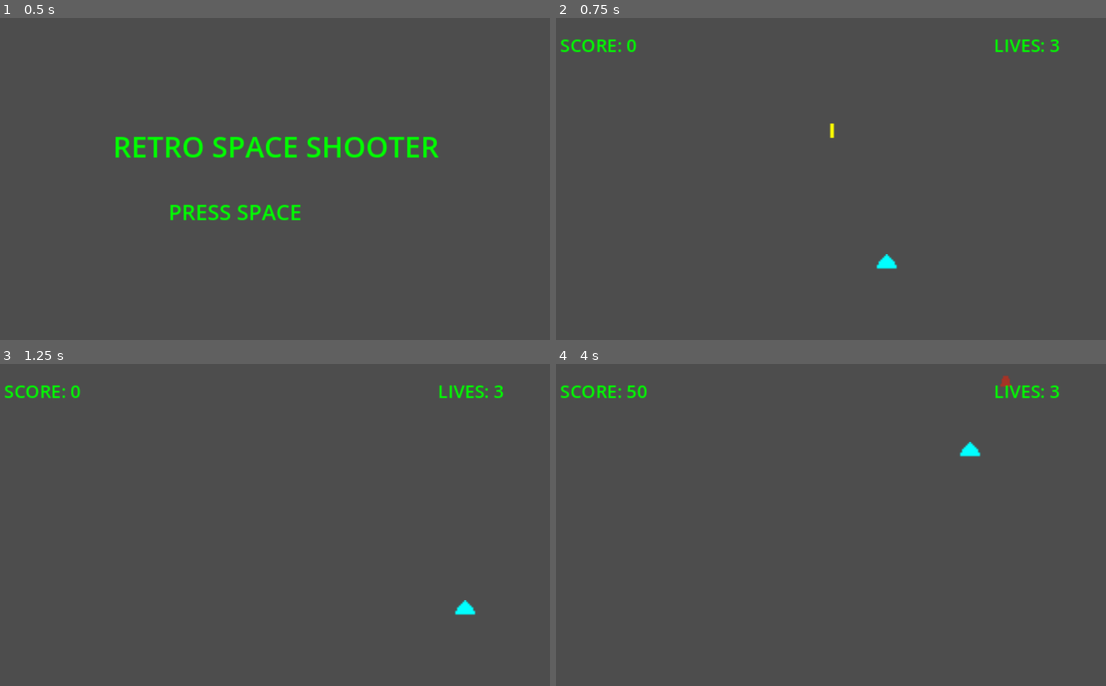
Above: before the commit, frames 1-4 (two rows, left to right).
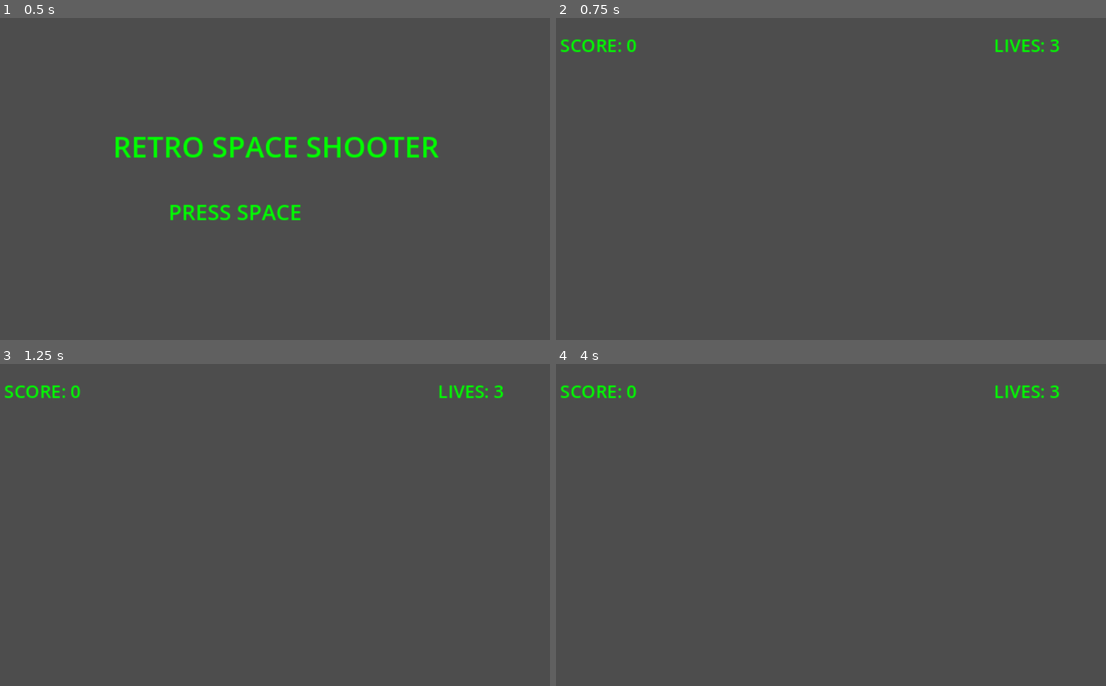
Above: after the commit, the same moments.

Repository: sotw/GoBuyPandaChronicle_Chapter1
Game: Godot game, scene res://main.tscn
Same seed, same stepped clock (60 frames per second), same inputs: the game is played once before the commit and once after it.
Inputs:
- Up to frame 1 (0.5 s): no input
- Up to frame 2 (0.75 s): tap Space at 0.5 s; hold Right from 0.53 s (still down)
- Up to frame 3 (1.25 s): keep holding Right; tap Space at 0.77 s
- Up to frame 4 (4 s): release Right at 1.28 s; hold Down 1.28-2.03 s; tap Space at 1.52, 2, 3.02, 3.77 s; hold Right 2.03-2.78 s; tap Enter at 2.75 s; hold Up 2.78-3.53 s; hold Left from 3.53 s (still down)

Frame 1 is identical in both runs. In frame 2, 0.2% of the frame differs, in the area x 49-63%, y 32-78%; in frame 3, 0.1%; in frame 4, 0.3%, in the area x 12-83%, y 3-29%.
Error after the commit: Parse Error: Expected end of file. (res://player.gd:67)

Commit message:
Add blink effect when hit with lives, explosion on game over

Diff:
--- a/main.gd
+++ b/main.gd
@@ -108,7 +108,12 @@
 func _on_player_hit():
 	lives -= 1
 	$CanvasLayer/HUD.update_lives(lives)
-	if lives <= 0:
+	if lives > 0:
+		player.blink_effect()
+	else:
+		var explosion = explosion_scene.instantiate()
+		explosion.position = player.position
+		add_child(explosion)
 		game_over()
 
 func game_over():
--- a/player.gd
+++ b/player.gd
@@ -49,7 +49,6 @@
 	if area.is_in_group("enemies") or area.is_in_group("enemy_bullets"):
 		if not invincible:
 			hit.emit()
-			start_invincible()
 
 func start_invincible():
 	invincible = true
@@ -57,3 +56,11 @@
 	await get_tree().create_timer(invincible_time).timeout
 	invincible = false
 	modulate.a = 1.0
+
+func blink_effect():
+	var tween = create_tween()
+	for i in range(6):
+		tween.tween_property(self, "modulate:a", 0.3, 0.15)
+		tween.tween_property(self, "modulate:a", 1.0, 0.15)
+	invincible = true
+	tween.tween_callback(func(): invincible = false)
Not shown, added: explosion.gd.uid
